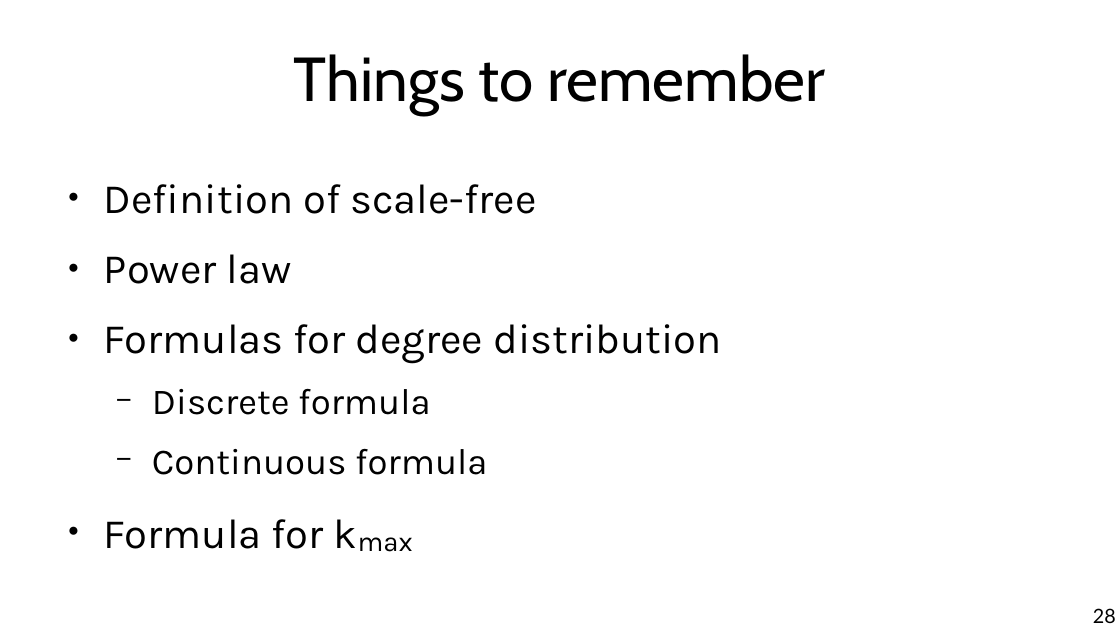
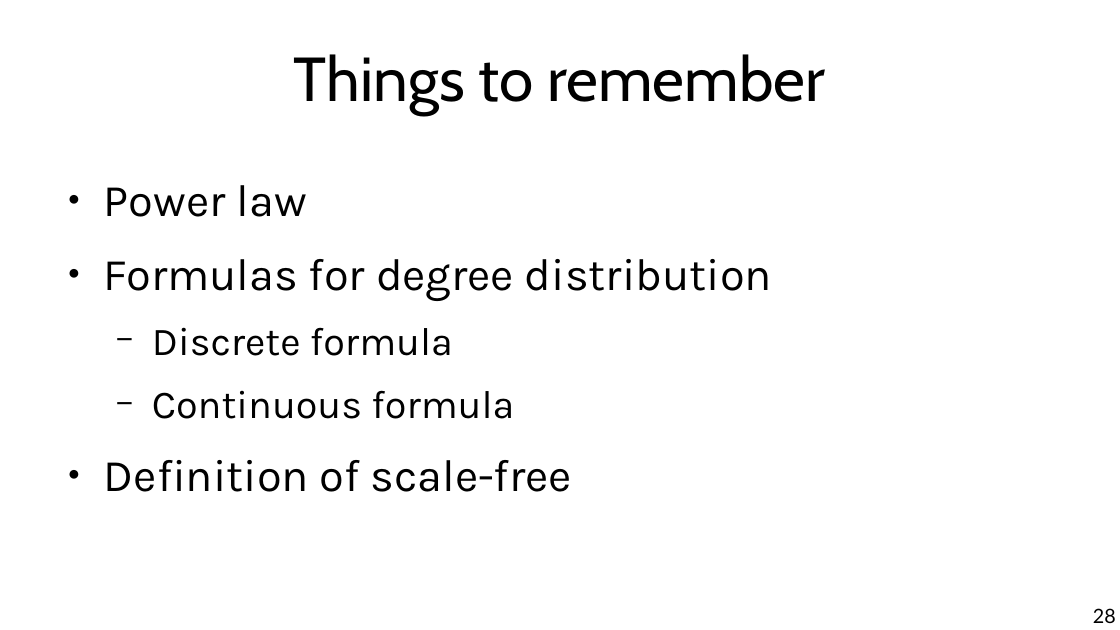
Before and after one commit to chatox/networks-science-course, a slide deck: slide 28 of theory/odp/tt13-scale_free_networks.odp. Drawn at 1120x630 pixels with LibreOffice and Linux fonts; fonts in the diff are those of the drawing. Boxes give left, top, right and bottom in pixels: in the first picture for what was removed or moved away, otherwise in the second. Text is boxed around its words. In the diff, an @@ line names an element or a change of style, - is before the commit and + after.

Commit message:
last slide

```diff
--- a/theory/odp/tt13-scale_free_networks.odp
+++ b/theory/odp/tt13-scale_free_networks.odp
@@ text at (x1=104, y1=184, x2=536, y2=214): paragraph removed @@
-● Definition of scale-free
@@ text at (x1=104, y1=185, x2=772, y2=419): size 29.6 to 32 pt in "Power law", "Formulas for degree distribution"; size 25.9 to 28 pt in "Discrete formula", "Continuous formula" @@
@@ text at (x1=104, y1=460, x2=573, y2=492): text changed; size 29.6 to 32 pt @@
-● Formula for kmax
+● Definition of scale-free
```
Also in this commit, not shown: 4 other slides changed, 1 other file.
